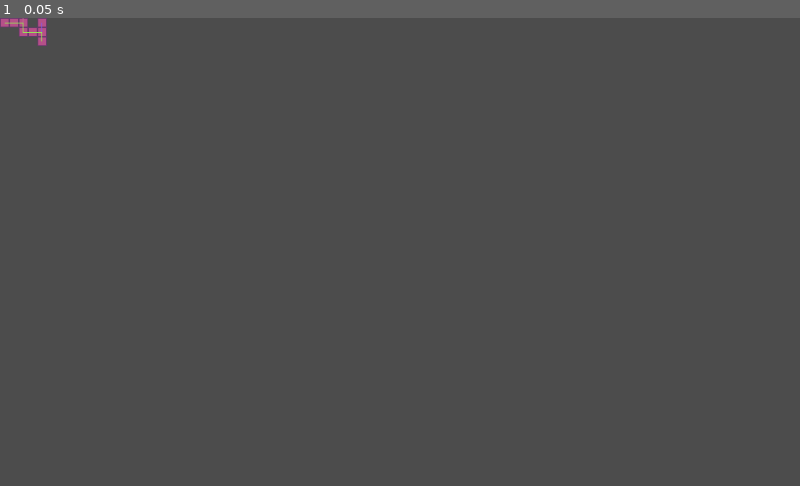
Above: before the commit, frame 1.
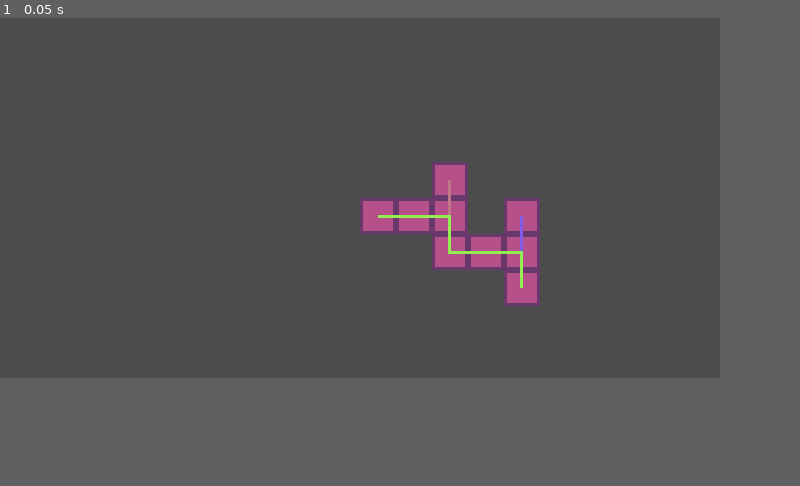
Above: after the commit, the same moment.

Repository: mariothedog/brackeys-game-jam
Game: Godot game, scene res://main/main.tscn
Same seed, same stepped clock (60 frames per second), same inputs: the game is played once before the commit and once after it.
Inputs:
- Up to frame 1 (0.05 s): no input
The window is 800x468 before the commit and 720x360 after it. Grey fills any space a smaller window leaves; there, only what the larger window draws over its background counts as a difference.

The runs differ from the first frame. In frame 1, 3.3% of the frame differs, in the area x 0-68%, y 0-62%.

Commit message:
Setup window settings

Diff:
--- a/src/main/main.tscn
+++ b/src/main/main.tscn
@@ -7,6 +7,9 @@
 [node name="Main" type="Node"]
 script = ExtResource( 3 )
 
+[node name="Camera2D" type="Camera2D" parent="."]
+current = true
+
 [node name="Level" type="TileMap" parent="."]
 tile_set = ExtResource( 1 )
 cell_size = Vector2( 12, 12 )
--- a/src/project.godot
+++ b/src/project.godot
@@ -30,6 +30,15 @@
 run/main_scene="res://main/main.tscn"
 config/icon="res://icon.png"
 
+[display]
+
+window/size/width=240
+window/size/height=120
+window/size/test_width=960
+window/size/test_height=480
+window/stretch/mode="2d"
+window/stretch/aspect="keep"
+
 [importer_defaults]
 
 texture={
